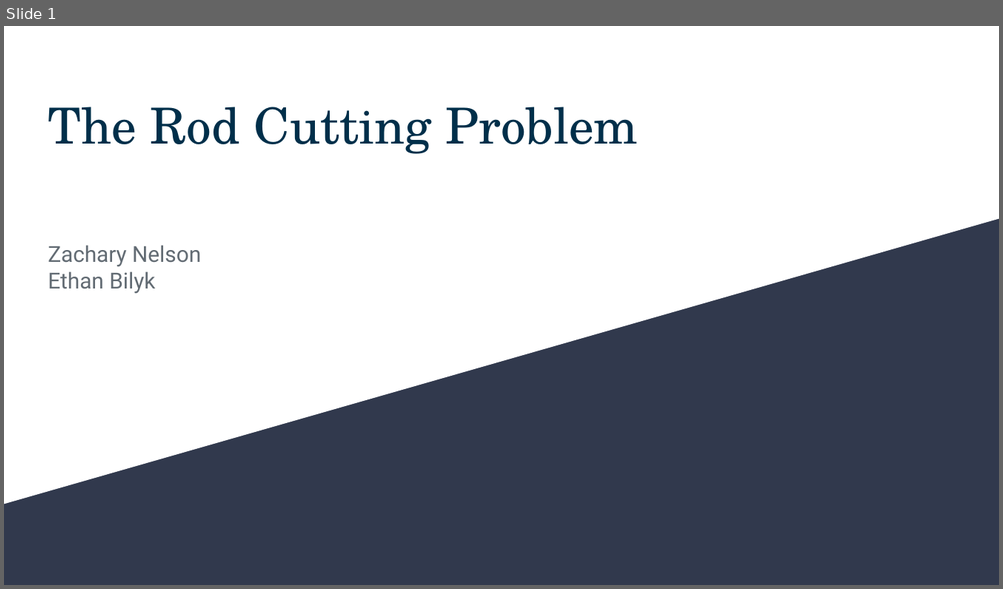
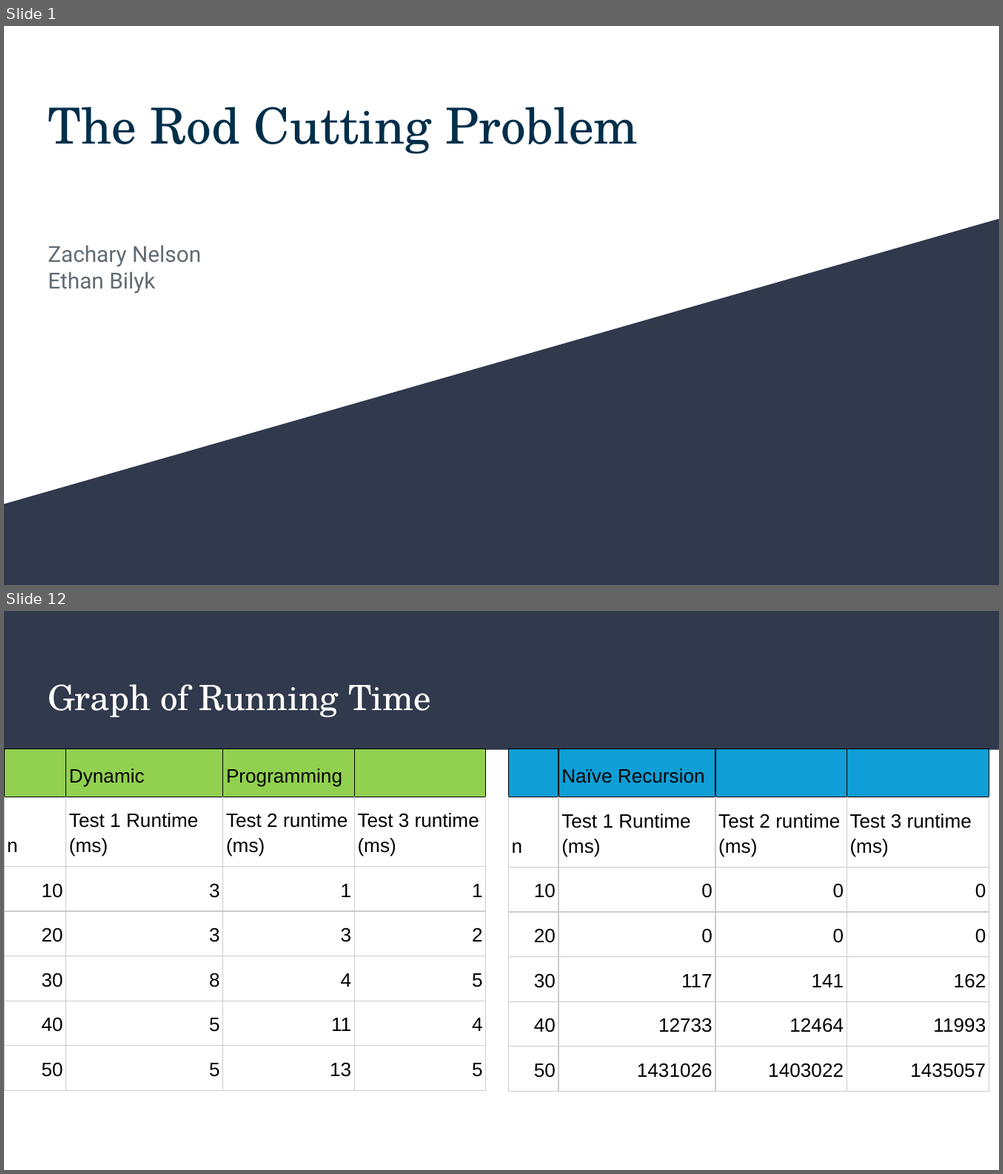
Before and after one commit to Primeeight/C311-Project, a slide deck: doc/The Rod Cutting Problem.pptx. Shown one above the other, each under a label of ours: slide 1 before the commit, slides 1 and 12 after it; the slides between them are not shown. The pictures are 1003x589 and 1003x1174 pixels, drawn with LibreOffice and Linux fonts; fonts in the diff are those of the drawing. Boxes give left, top, right and bottom in pixels: in the first picture for what was removed or moved away, otherwise in the second. Text is boxed around its words. In the diff, an @@ line names an element or a change of style, - is before the commit and + after.

```diff
--- a/doc/The Rod Cutting Problem.pptx
+++ b/doc/The Rod Cutting Problem.pptx
@@ slide 12 added at (4,611,999,1170), background #FFFFFF @@
@@ rectangle added at (4,611,999,750), fill #31394D @@
@@ title added at (48,684,431,718), 25.2 pt, text #FFFFFF @@
+Graph of Running Time
@@ table added at (4,749,485,1080), 7 rows, 4 columns @@
+ | Dynamic | Programming | 
+n | Test 1 Runtime (ms) | Test 2 runtime (ms) | Test 3 runtime (ms)
+10 | 3 | 1 | 1
+20 | 3 | 3 | 2
+30 | 8 | 4 | 5
+40 | 5 | 11 | 4
+50 | 5 | 13 | 5
@@ table added at (508,749,989,1081), 7 rows, 4 columns @@
+ | Naïve Recursion |  | 
+n | Test 1 Runtime (ms) | Test 2 runtime (ms) | Test 3 runtime (ms)
+10 | 0 | 0 | 0
+20 | 0 | 0 | 0
+30 | 117 | 141 | 162
+40 | 12733 | 12464 | 11993
+50 | 1431026 | 1403022 | 1435057
```
Also in this commit, not shown: 11 other slides added, 1 other file.
